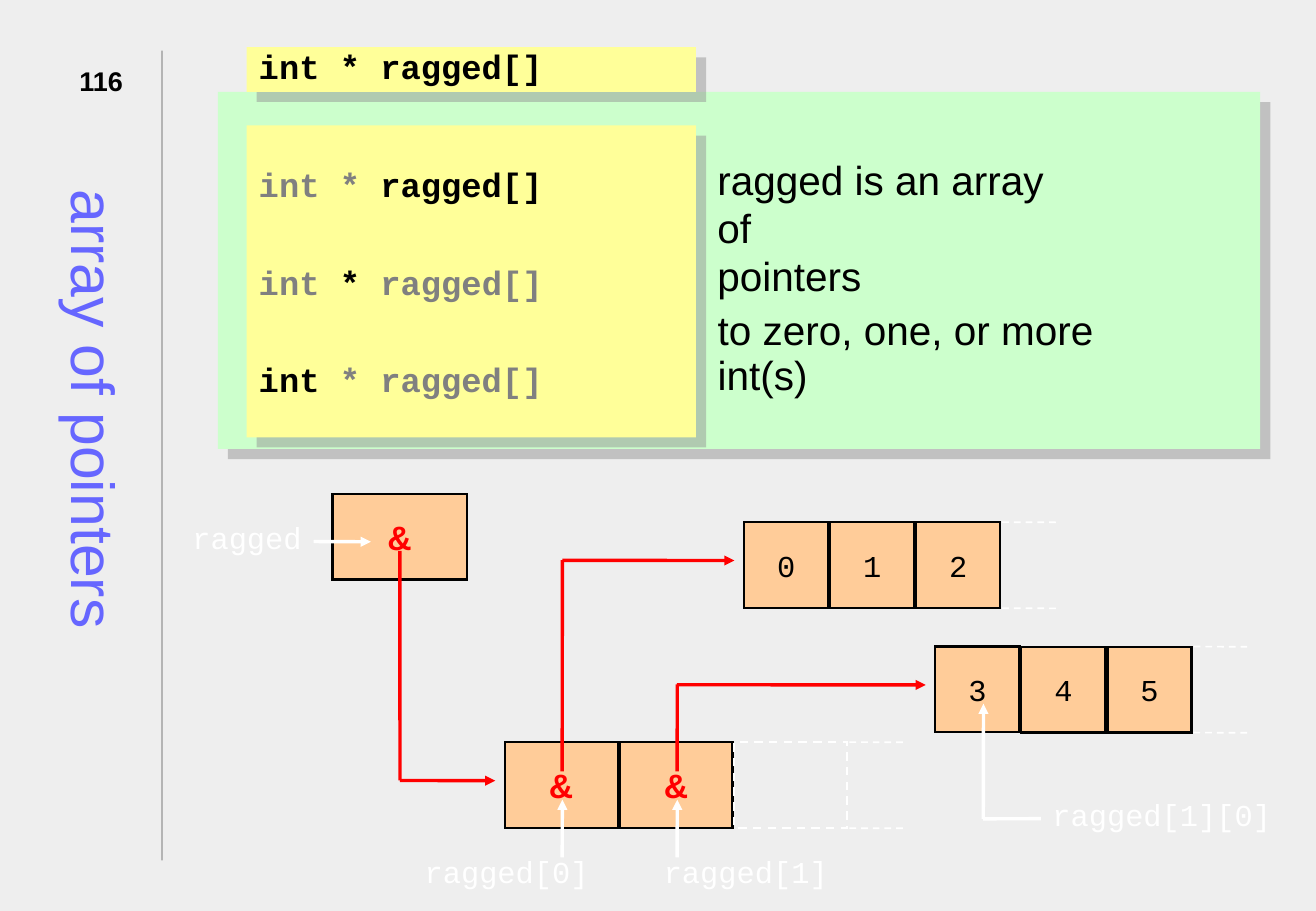
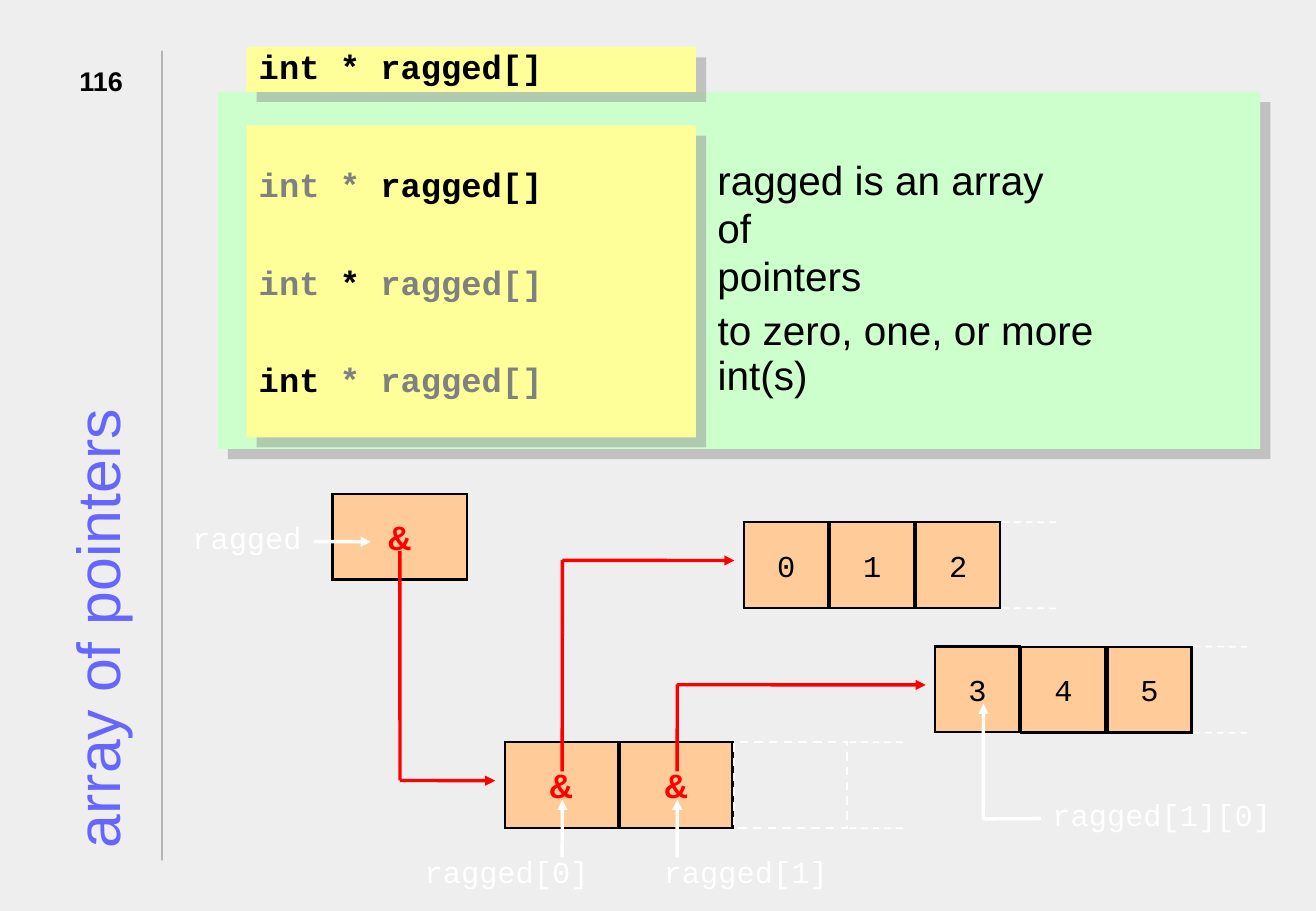
Before and after one commit to JonJagger/two-day-courses, a slide deck: slide 116 of ca/CAdvanced.odp. Drawn at 1316x911 pixels with LibreOffice and Linux fonts; fonts in the diff are those of the drawing. Boxes give left, top, right and bottom in pixels: in the first picture for what was removed or moved away, otherwise in the second. Text is boxed around its words. In the diff, an @@ line names an element or a change of style, - is before the commit and + after.

Commit message:
Change background and font colors, step 2

```diff
--- a/ca/CAdvanced.odp
+++ b/ca/CAdvanced.odp
@@ title "array of pointers": place and size @@
-title "array of pointers" at box(59, 203, 127, 621)
+title "array of pointers" at box(66, 430, 134, 844)
@@ title "array of pointers" at box(66, 430, 134, 844): rotation 0 to 270 degrees @@
```
Also in this commit, not shown: 100 other slides changed.
